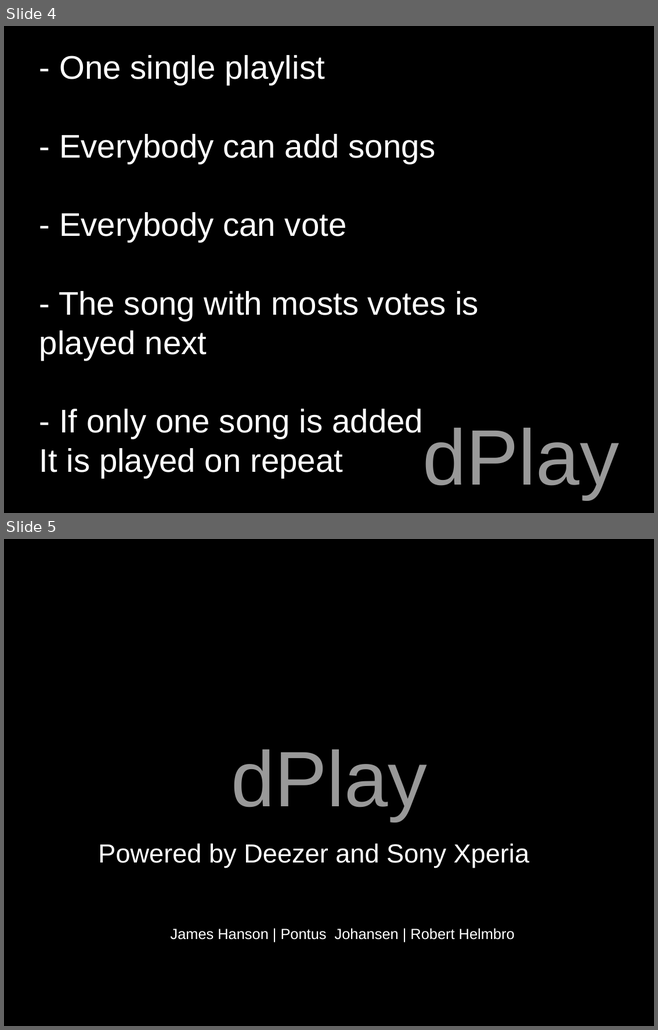
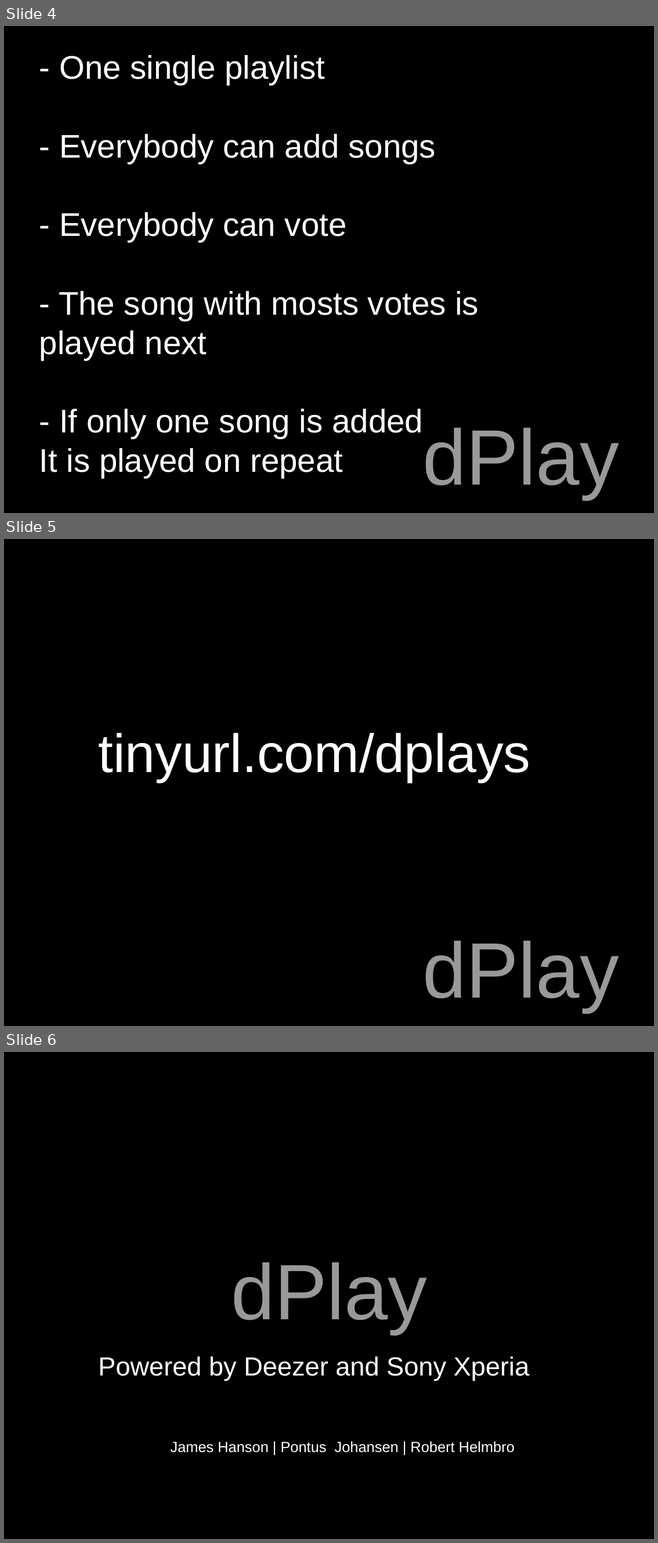
Before and after one commit to jameshcc/SonyHackathon2013, a slide deck: presentation/dPLay.odp. Shown one above the other, each under a label of ours: slides 4 and 5 before the commit, slides 4, 5 and 6 after it. The pictures are 658x1030 and 658x1543 pixels, drawn with LibreOffice and Linux fonts; fonts in the diff are those of the drawing. Boxes give left, top, right and bottom in pixels: in the first picture for what was removed or moved away, otherwise in the second. Text is boxed around its words. In the diff, an @@ line names an element or a change of style, - is before the commit and + after.

Commit message:
Presentation updated and player tweaked

```diff
--- a/presentation/dPLay.odp
+++ b/presentation/dPLay.odp
@@ slide 5 added at [4,539,654,1026], background #000000 @@
@@ text added at [98,733,530,783], 66 pt, text #FFFFFF @@
+tinyurl.com/dplays
@@ text added at [422,941,619,1012], 96 pt, text #999999 @@
+dPlay
@@ what was slide 5 is now slide 6 @@
```
Also in this commit, not shown: 1 other file.
